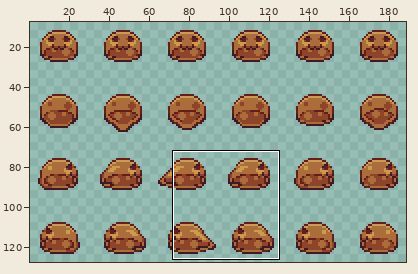
One commit to this sprite sheet: Resources/Textures/_Scp/Mobs/Scp/scp-999.rsi/movement.png. Above, an overview of the earlier version with the close-up marked.
Close-up. As it was:
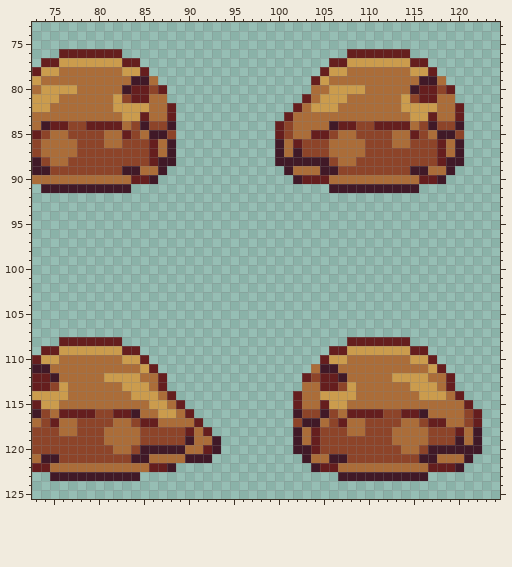
The file is 192x128 pixels. Shown: x 73..124, y 73..125. The wide view leaves out empty margins. The commit also changed other parts of the picture, which this record leaves out.
Once edited:
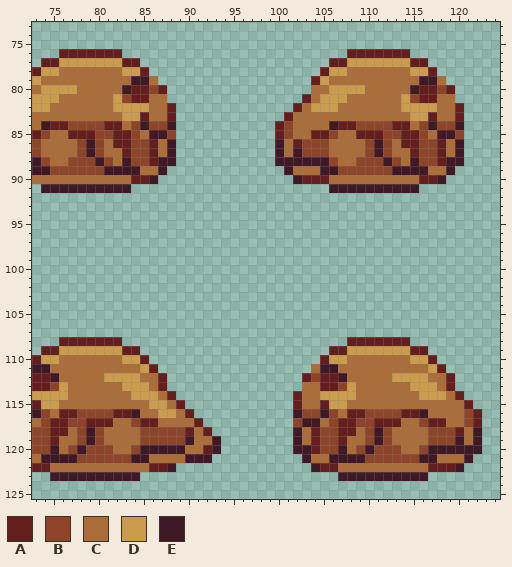
Palette (. is transparent): A #651e1e  B #8d4429  C #ab6d39  D #cb9c4d  E #401927
Change:
{"y":84,"x":79,"old":"AA","new":"BB"}
{"y":84,"x":111,"old":"AA","new":"BB"}
{"y":85,"x":77,"old":"BBB","new":"AAA"}
{"y":85,"x":81,"old":"CC","new":"BA"}
{"y":85,"x":109,"old":"BBB","new":"AAA"}
{"y":85,"x":113,"old":"CC","new":"BA"}
{"y":86,"x":79,"old":"B","new":"E"}
{"y":86,"x":82,"old":"CB","new":"AA"}
{"y":86,"x":111,"old":"B","new":"E"}
{"y":86,"x":114,"old":"CB","new":"AA"}
{"y":87,"x":79,"old":"B","new":"E"}
{"y":87,"x":81,"old":"BBB","new":"CCA"}
{"y":87,"x":111,"old":"B","new":"E"}
{"y":87,"x":113,"old":"BBB","new":"CCA"}
{"y":88,"x":80,"old":"B","new":"E"}
{"y":88,"x":82,"old":"BB","new":"CE"}
{"y":88,"x":112,"old":"B","new":"E"}
{"y":88,"x":114,"old":"BB","new":"CE"}
{"y":89,"x":81,"old":"BB","new":"EE"}
{"y":89,"x":113,"old":"BB","new":"EE"}
{"y":116,"x":78,"old":"AA","new":"BB"}
{"y":116,"x":110,"old":"AA","new":"BB"}
{"y":117,"x":76,"old":"CC","new":"AB"}
{"y":117,"x":79,"old":"BBB","new":"AAA"}
{"y":117,"x":108,"old":"CC","new":"AB"}
{"y":117,"x":111,"old":"BBB","new":"AAA"}
{"y":118,"x":75,"old":"BC","new":"AA"}
{"y":118,"x":79,"old":"B","new":"E"}
{"y":118,"x":107,"old":"BC","new":"AA"}
{"y":118,"x":111,"old":"B","new":"E"}
{"y":119,"x":75,"old":"BBB","new":"ACC"}
{"y":119,"x":79,"old":"B","new":"E"}
{"y":119,"x":107,"old":"BBB","new":"ACC"}
{"y":119,"x":111,"old":"B","new":"E"}
{"y":120,"x":75,"old":"BB","new":"EC"}
{"y":120,"x":78,"old":"B","new":"E"}
{"y":120,"x":107,"old":"BB","new":"EC"}
{"y":120,"x":110,"old":"B","new":"E"}
{"y":121,"x":76,"old":"BB","new":"EE"}
{"y":121,"x":108,"old":"BB","new":"EE"}
